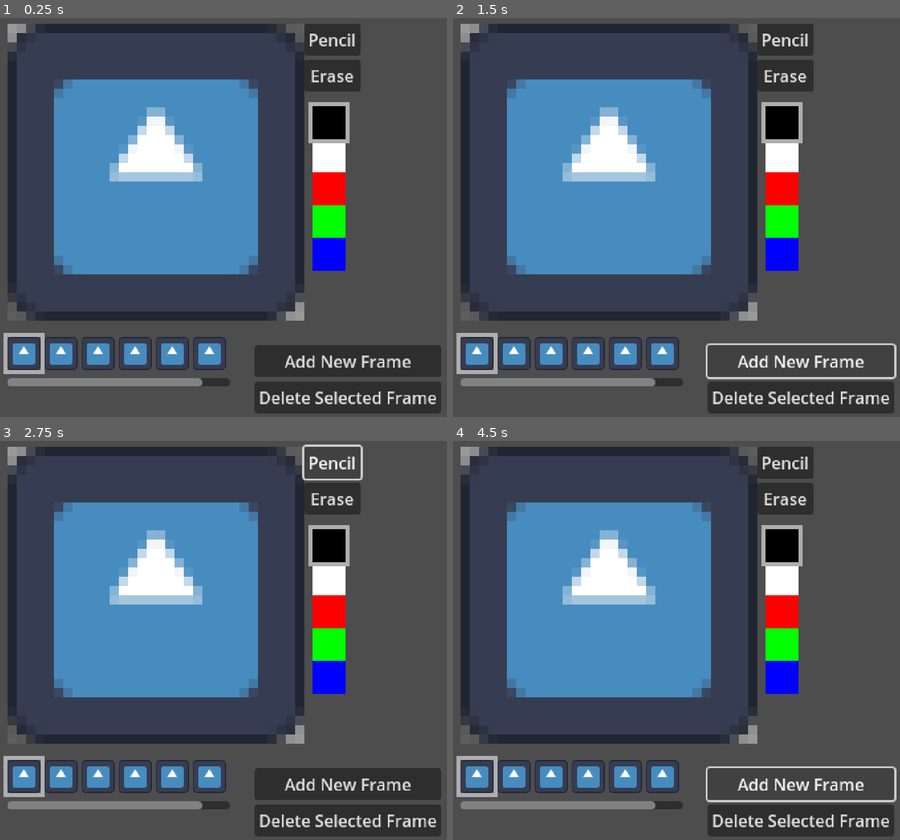
Above: before the commit, frames 1-4 (two rows, left to right).
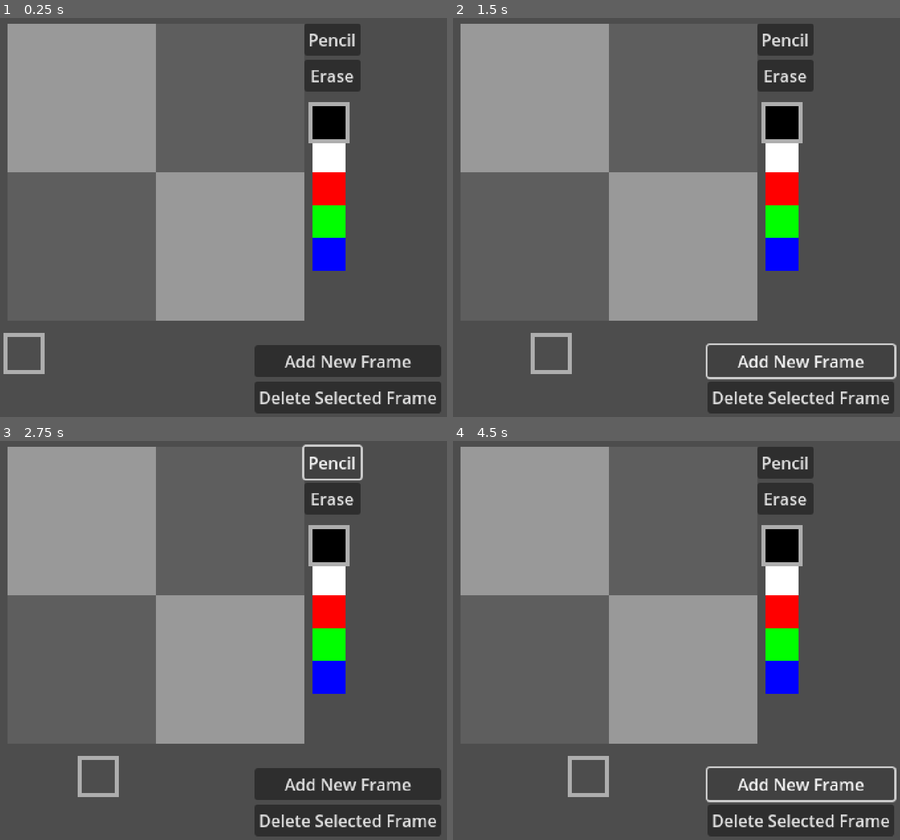
Above: after the commit, the same moments.

Repository: kennethbchen/Fireworkshop-Game
Game: Godot game, scene res://main.tscn
Two runs of this game, one before a commit and one after it. Both use one fixed random seed, a clock stepped at 60 frames per second and the inputs below. The engine's default icon, where the game draws it, is replaced by a stand-in: a white triangle on a blue panel in a dark square.
Inputs:
- Up to frame 1 (0.25 s): no input
- Up to frame 2 (1.5 s): click "Add New Frame" at 0.5 s; click "Add New Frame" at 1.25 s
- Up to frame 3 (2.75 s): click "Pencil" at 2 s
- Up to frame 4 (4.5 s): click "Pencil" at 2.75 s; click "Pencil" at 3.5 s; click "Add New Frame" at 4.25 s

The runs differ from the first frame. In frame 1, 52% of the frame differs, in the area x 1-69%, y 1-93%; in frame 2, 53%, in the area x 0-69%, y 1-93%; in frame 3, 53%; in frame 4, 53%.

Commit message:
Implemented creating and deleting frames

Diff:
--- a/main.tscn
+++ b/main.tscn
@@ -8,7 +8,6 @@
 [ext_resource type="Script" path="res://scripts/tools/pencil_tool.gd" id="3_ovh5a"]
 [ext_resource type="Script" path="res://scripts/tools/eraser_tool.gd" id="4_x4p8e"]
 [ext_resource type="Script" path="res://scripts/swatch_picker.gd" id="6_f3tm5"]
-[ext_resource type="Texture2D" uid="uid://ct8wdx0sna33v" path="res://icon.svg" id="8_75yju"]
 [ext_resource type="Script" path="res://scripts/flipbook_navigator.gd" id="9_2c0ij"]
 
 [sub_resource type="StyleBoxFlat" id="StyleBoxFlat_h6s55"]
@@ -30,35 +29,6 @@
 
 [sub_resource type="StyleBoxEmpty" id="StyleBoxEmpty_k72q8"]
 
-[sub_resource type="SpriteFrames" id="SpriteFrames_b3neo"]
-animations = [{
-"frames": [{
-"duration": 1.0,
-"texture": ExtResource("8_75yju")
-}, {
-"duration": 1.0,
-"texture": ExtResource("8_75yju")
-}, {
-"duration": 1.0,
-"texture": ExtResource("8_75yju")
-}, {
-"duration": 1.0,
-"texture": ExtResource("8_75yju")
-}, {
-"duration": 1.0,
-"texture": ExtResource("8_75yju")
-}, {
-"duration": 1.0,
-"texture": ExtResource("8_75yju")
-}, {
-"duration": 1.0,
-"texture": ExtResource("8_75yju")
-}],
-"loop": true,
-"name": &"default",
-"speed": 5.0
-}]
-
 [node name="Main" type="Node2D"]
 
 [node name="DebugCommands" type="Node" parent="."]
@@ -157,8 +127,8 @@
 anchors_preset = 0
 offset_left = 8.0
 offset_top = 312.0
-offset_right = 48.0
-offset_bottom = 352.0
+offset_right = 240.0
+offset_bottom = 368.0
 script = ExtResource("9_2c0ij")
 
 [node name="SelectionCursor" type="Panel" parent="CreateUI/FlipbookNavigator"]
@@ -170,9 +140,12 @@
 theme_override_styles/panel = SubResource("StyleBoxFlat_tom0t")
 
 [node name="ScrollContainer" type="ScrollContainer" parent="CreateUI/FlipbookNavigator"]
-layout_mode = 0
-offset_right = 216.0
-offset_bottom = 48.0
+layout_mode = 1
+anchors_preset = 15
+anchor_right = 1.0
+anchor_bottom = 1.0
+grow_horizontal = 2
+grow_vertical = 2
 follow_focus = true
 vertical_scroll_mode = 0
 
@@ -199,18 +172,17 @@
 offset_right = 40.0
 offset_bottom = 40.0
 
-[node name="Button" type="Button" parent="CreateUI/FlipbookFrameControls/VBoxContainer"]
+[node name="AddFrameButton" type="Button" parent="CreateUI/FlipbookFrameControls/VBoxContainer"]
 layout_mode = 2
 text = "Add New Frame"
 
-[node name="Button2" type="Button" parent="CreateUI/FlipbookFrameControls/VBoxContainer"]
+[node name="DeleteSelectedFrameButton" type="Button" parent="CreateUI/FlipbookFrameControls/VBoxContainer"]
 layout_mode = 2
 text = "Delete Selected Frame"
 
 [node name="PlayerData" type="Node" parent="."]
 unique_name_in_owner = true
 script = ExtResource("1_2o573")
-flipbooks = Array[SpriteFrames]([SubResource("SpriteFrames_b3neo")])
 
 [node name="GlobalToolSettings" type="Node" parent="." node_paths=PackedStringArray("swatch_picker")]
 unique_name_in_owner = true
@@ -234,5 +206,7 @@
 
 [connection signal="pressed" from="CreateUI/Tools/PencilButton" to="PlayerControls" method="change_tool_from_name" binds= ["pencil"]]
 [connection signal="pressed" from="CreateUI/Tools/EraserButton" to="PlayerControls" method="change_tool_from_name" binds= ["eraser"]]
+[connection signal="pressed" from="CreateUI/FlipbookFrameControls/VBoxContainer/AddFrameButton" to="PlayerData" method="append_new_frame"]
+[connection signal="pressed" from="CreateUI/FlipbookFrameControls/VBoxContainer/DeleteSelectedFrameButton" to="PlayerData" method="delete_frame"]
 [connection signal="current_flipbook_changed" from="PlayerData" to="CreateUI/FlipbookNavigator" method="_on_current_flipbook_changed"]
 [connection signal="current_frame_changed" from="PlayerData" to="CreateUI/DrawingArea" method="_on_current_frame_changed"]
--- a/scripts/player_data.gd
+++ b/scripts/player_data.gd
@@ -61,6 +61,28 @@
 	new_flipbook.add_frame("default", create_new_frame())
 	flipbooks.append(new_flipbook)
 
+func delete_frame(frame_index: int = current_frame_index):
+
+	# Leave at least one frame in flipbook
+	if get_current_flipbook().get_frame_count("default") <= 1 or \
+		current_frame_index < 0 or \
+		current_frame_index > get_current_flipbook().get_frame_count("default"):
+		return
+
+	get_current_flipbook().remove_frame("default", frame_index)
+
+	select_frame(max(0, current_frame_index - 1))
+
+	current_flipbook_changed.emit(get_current_flipbook())
+
+
+func append_new_frame():
+	get_current_flipbook().add_frame("default", create_new_frame())
+
+	current_flipbook_changed.emit(get_current_flipbook())
+
+	select_frame(get_current_flipbook().get_frame_count("default") - 1)
+
 func create_new_frame(flipbook_index: int = current_flipbook_index) -> ImageTexture:
 
 	var img = Image.create(frame_width, frame_height, false, Image.FORMAT_BPTC_RGBA)
Not shown: 1 places in main.tscn that only renumber resources
